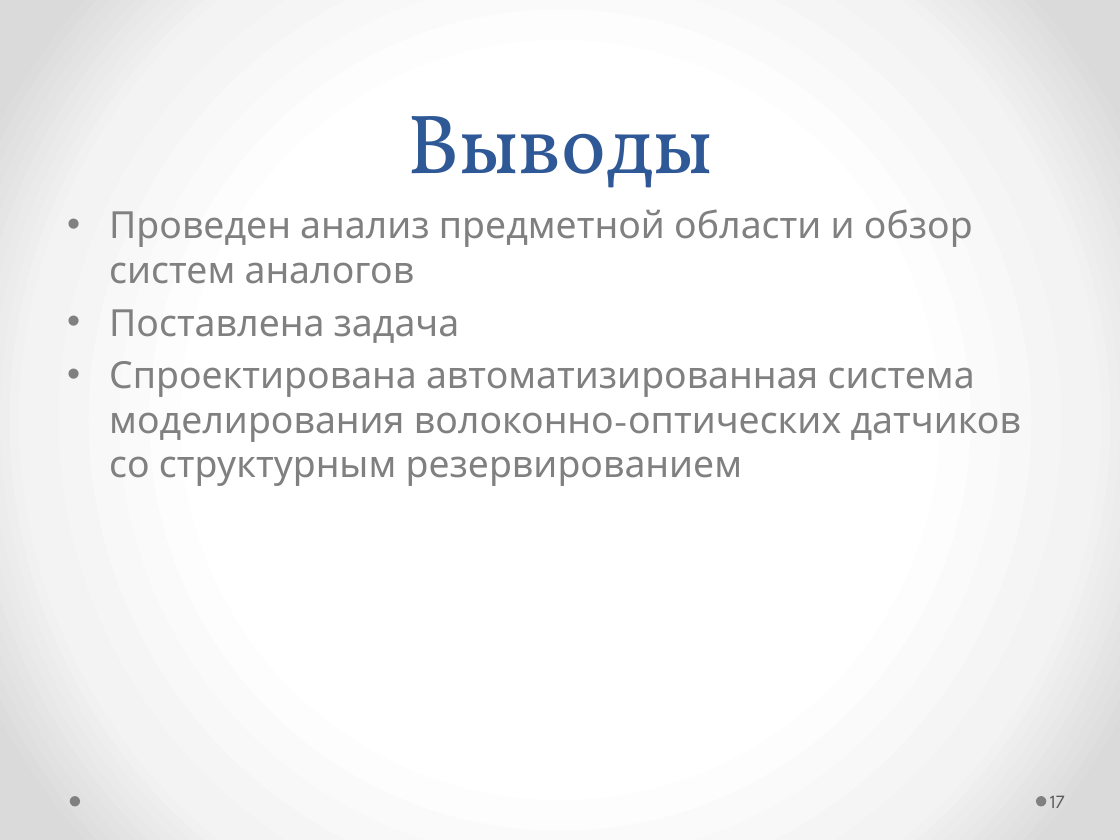
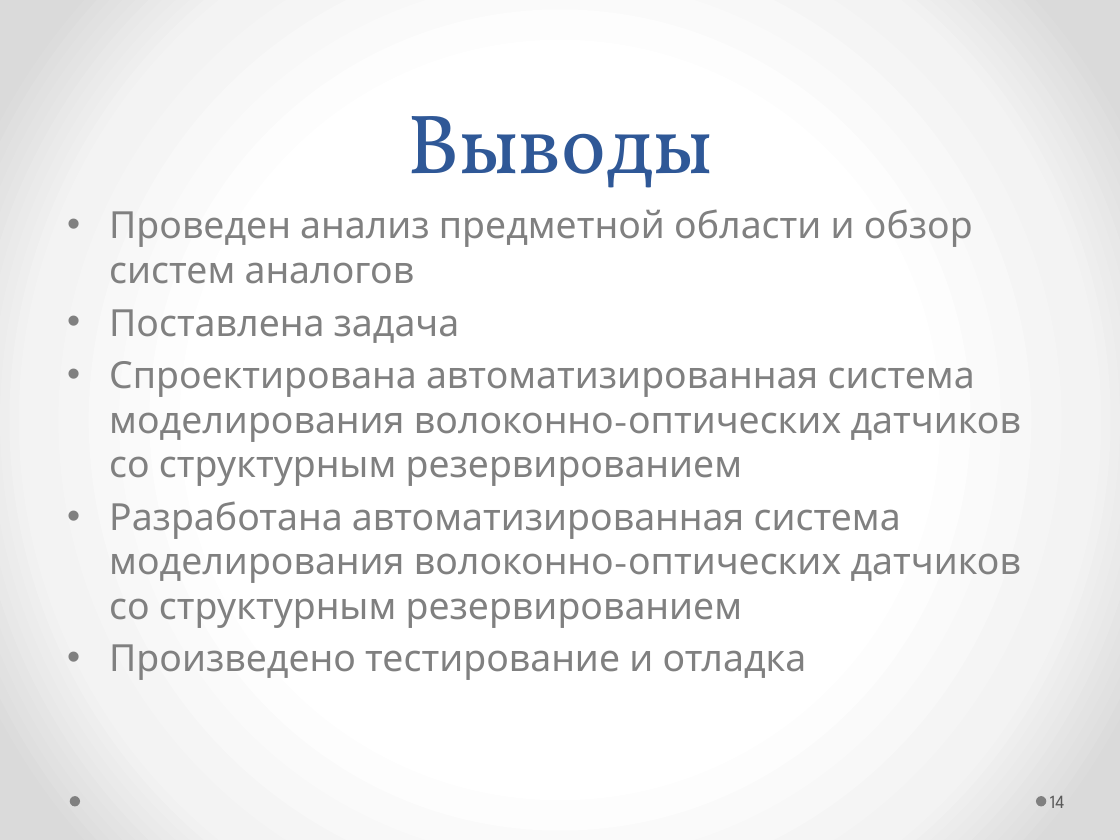
Before and after one commit to Morgan163/diplom, a slide deck: slide 14 of Документы/Автоматизированная система моделирования волоконно-оптических датчиков со структурным резервированием.pptx (slide 17 before the commit). Drawn at 1120x840 pixels with LibreOffice and Linux fonts; fonts in the diff are those of the drawing. Boxes give left, top, right and bottom in pixels: in the first picture for what was removed or moved away, otherwise in the second. Text is boxed around its words. In the diff, an @@ line names an element or a change of style, - is before the commit and + after.

```diff
--- a/Документы/Автоматизированная система моделирования волоконно-оптических датчиков со структурным резервированием.pptx
+++ b/Документы/Автоматизированная система моделирования волоконно-оптических датчиков со структурным резервированием.pptx
@@ text at (109, 501, 1021, 680): paragraphs added @@
+• Разработана автоматизированная система моделирования волоконно-оптических датчиков со структурным резервированием
+• Произведено тестирование и отладка
@@ page number at (1050, 795, 1065, 808): text changed @@
-17
+14
```
Also in this commit, not shown: 2 slides added, 5 slides removed, 2 other files.
